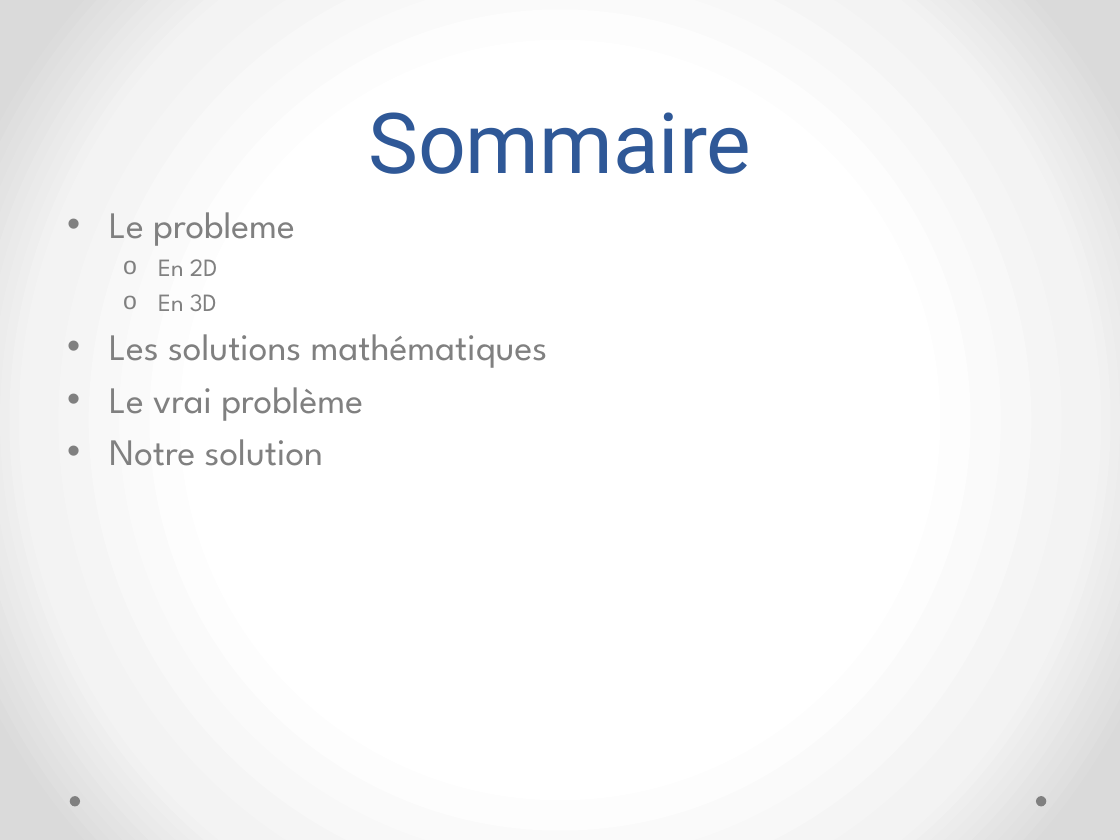
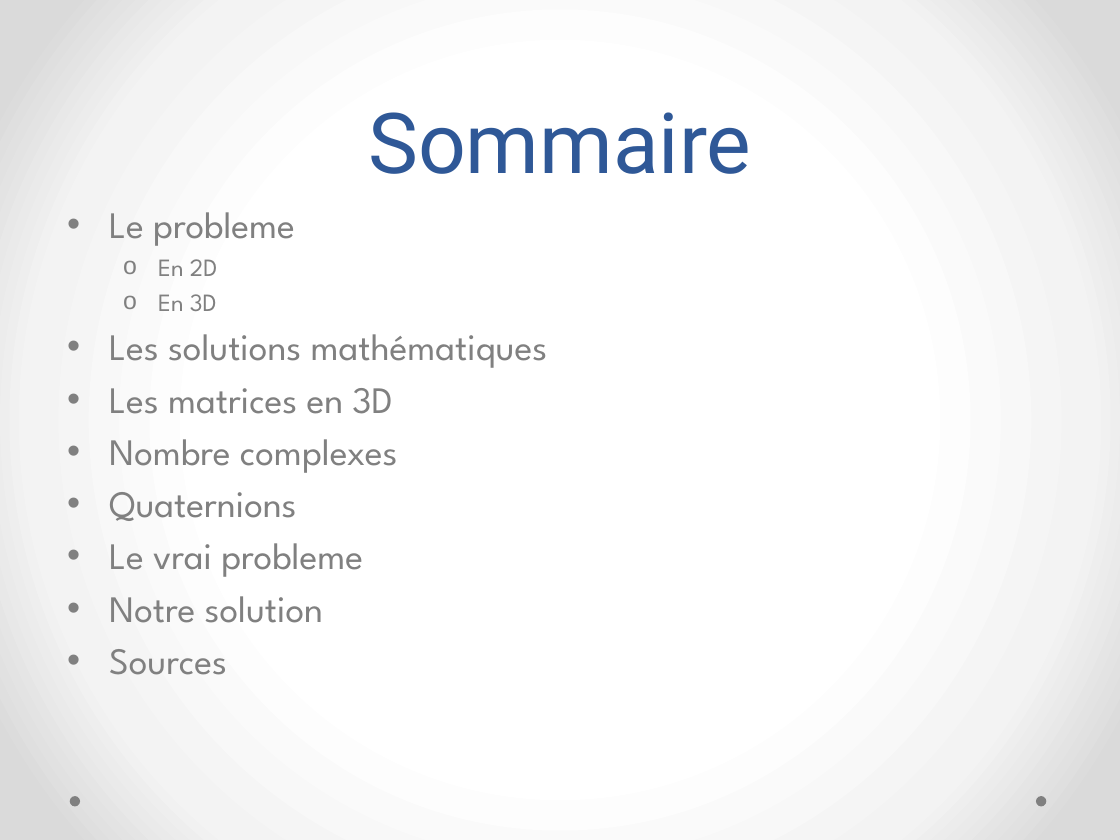
Before and after one commit to megaturbo/TurboSpin, a slide deck: slide 2 of Presentation/MatrixLite.pptx. Drawn at 1120x840 pixels with LibreOffice and Linux fonts; fonts in the diff are those of the drawing. Boxes give left, top, right and bottom in pixels: in the first picture for what was removed or moved away, otherwise in the second. Text is boxed around its words. In the diff, an @@ line names an element or a change of style, - is before the commit and + after.

```diff
--- a/Presentation/MatrixLite.pptx
+++ b/Presentation/MatrixLite.pptx
@@ text at [109, 388, 397, 577]: text changed @@
-• Le vrai problème
+• Les matrices en 3D
+• Nombre complexes
+• Quaternions
+• Le vrai probleme
@@ text at [109, 649, 227, 675]: paragraph added @@
+• Sources
```
Also in this commit, not shown: 4 slides added, 1 slide removed, 2 other files.
